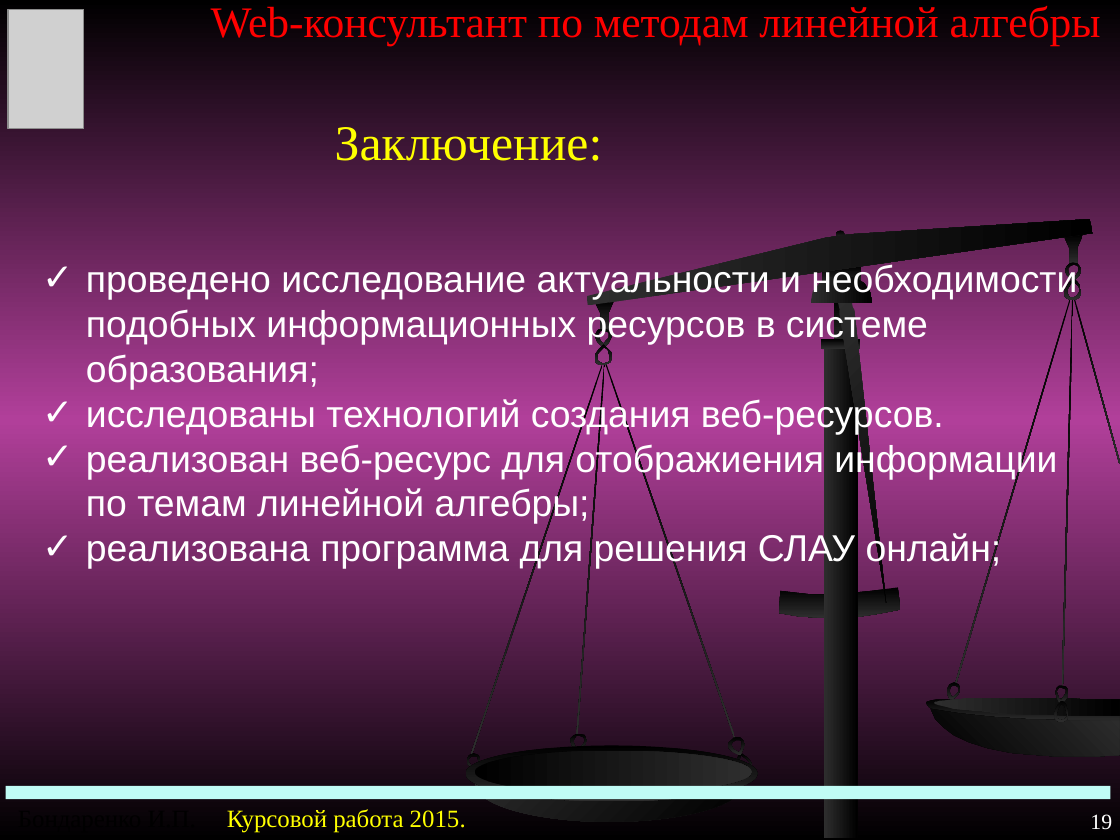
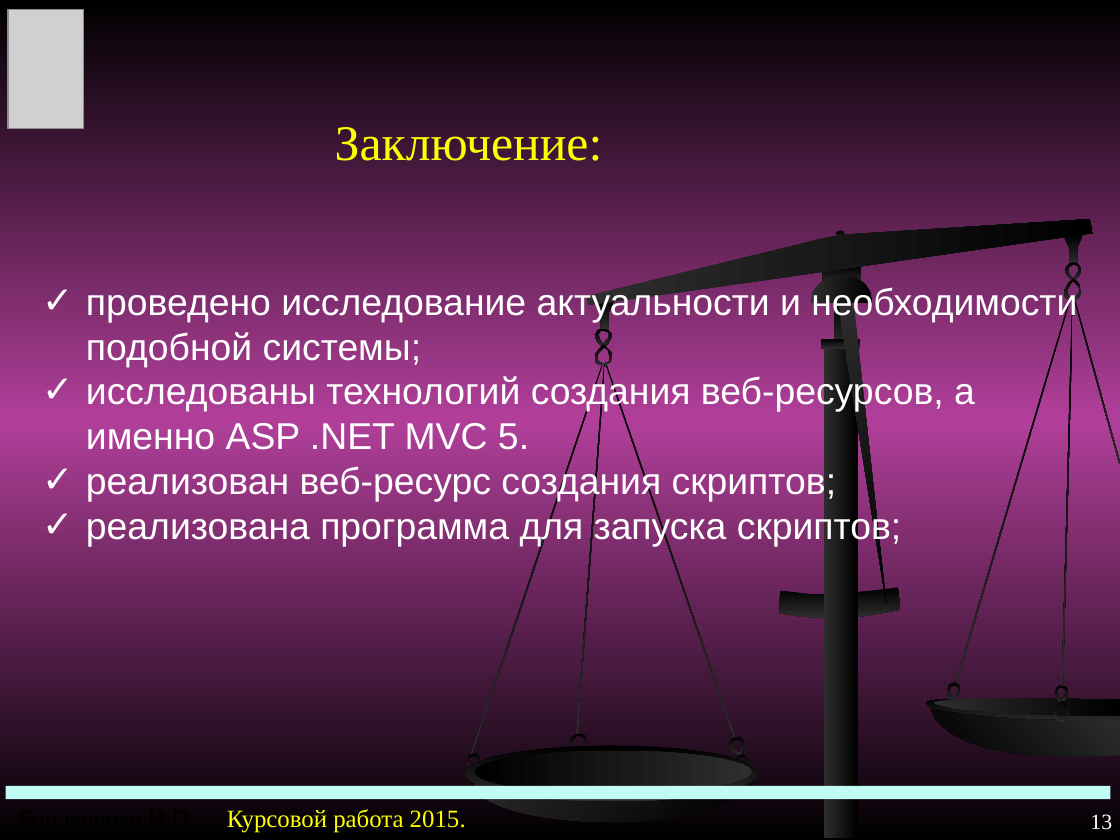
Before and after one commit to bandarenka/CourseP2015, a slide deck: slide 13 of HOV-1-11 BandarenkaIP.ppt (slide 19 before the commit). Drawn at 1120x840 pixels with LibreOffice and Linux fonts; fonts in the diff are those of the drawing; grey boxes stand for pictures. Boxes give left, top, right and bottom in pixels: in the first picture for what was removed or moved away, otherwise in the second. Text is boxed around its words. In the diff, an @@ line names an element or a change of style, - is before the commit and + after.

```diff
--- a/HOV-1-11 BandarenkaIP.ppt
+++ b/HOV-1-11 BandarenkaIP.ppt
@@ title removed at (x1=211, y1=6, x2=1101, y2=45) @@
-Web-консультант по методам линейной алгебры
@@ text at (x1=86, y1=285, x2=1077, y2=546): text changed @@
-✓ проведено исследование актуальности и необходимости подобных информационных ресурсов в системе образования;
-✓ исследованы технологий создания веб-ресурсов.
-✓ реализован веб-ресурс для отображиения информации по темам линейной алгебры;
-✓ реализована программа для решения СЛАУ онлайн;
+✓ проведено исследование актуальности и необходимости подобной системы;
+✓ исследованы технологий создания веб-ресурсов, а именно ASP .NET MVC 5.
+✓ реализован веб-ресурс создания скриптов;
+✓ реализована программа для запуска скриптов;
@@ page number at (x1=1090, y1=814, x2=1112, y2=830): text changed @@
-19
+13
```
Also in this commit, not shown: 1 slide added, 7 slides removed, 1 other file.
